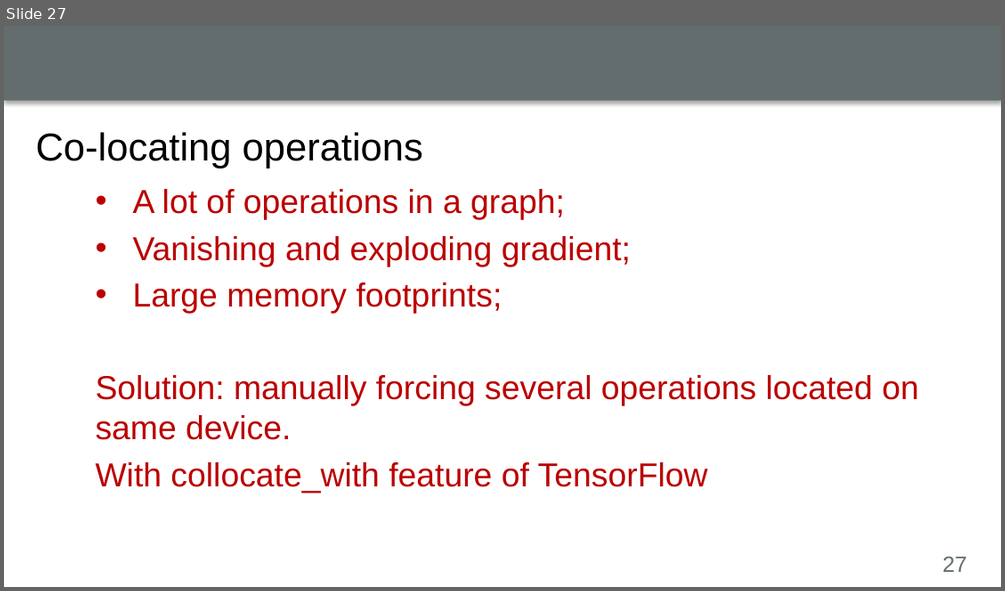
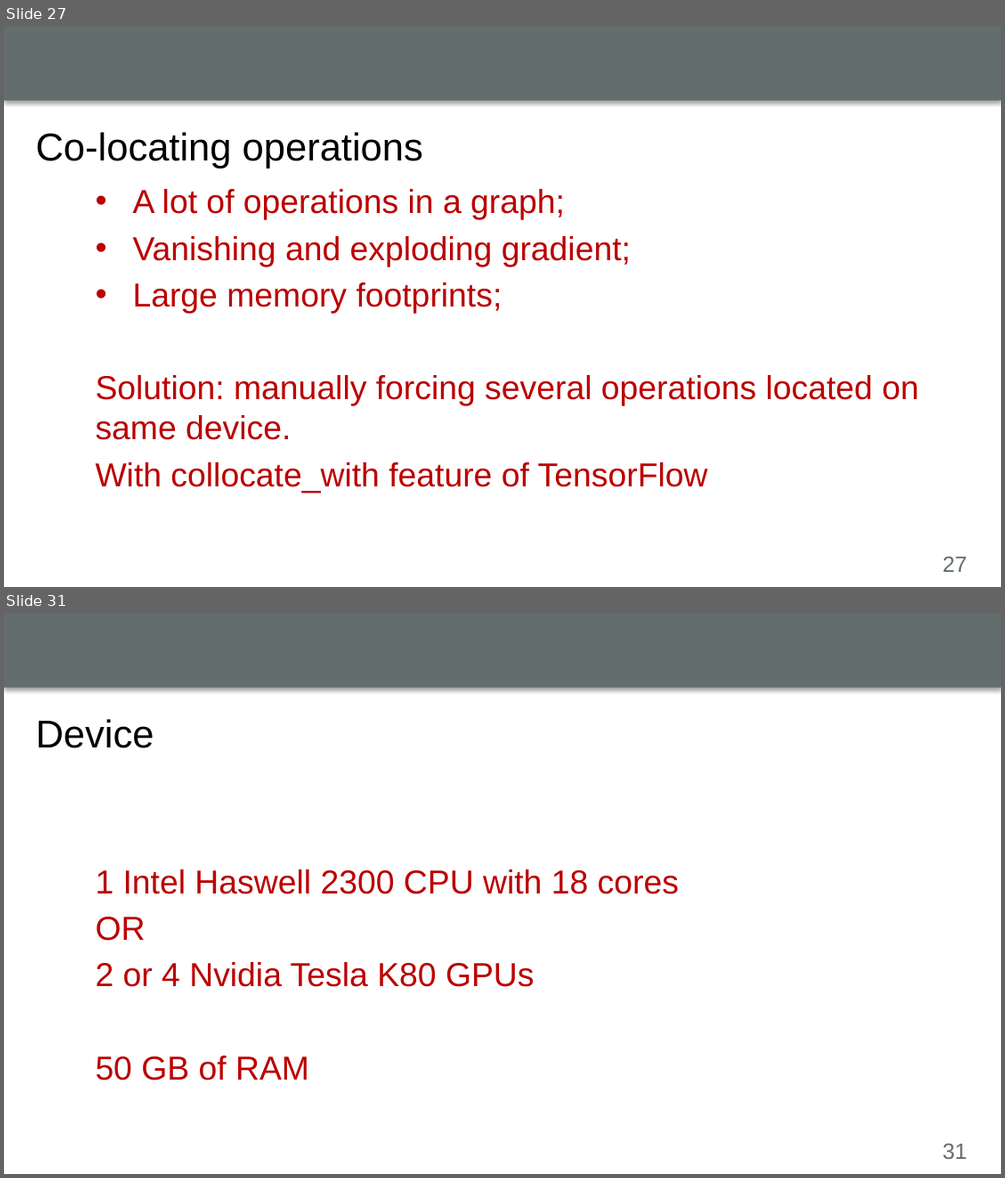
Before and after one commit to luyuliu/CSE-5194, a slide deck: presentation/presentation.pptx. Shown one above the other, each under a label of ours: slide 27 before the commit, slides 27 and 31 after it; the slides between them are not shown. The pictures are 1005x591 and 1005x1178 pixels, drawn with LibreOffice and Linux fonts; fonts in the diff are those of the drawing; background and template pictures are left out. Boxes give left, top, right and bottom in pixels: in the first picture for what was removed or moved away, otherwise in the second. Text is boxed around its words. In the diff, an @@ line names an element or a change of style, - is before the commit and + after.

```diff
--- a/presentation/presentation.pptx
+++ b/presentation/presentation.pptx
@@ slide 31 added at box(4, 613, 1001, 1174), background #FFFFFF; not listed: 2 template elements that a slide beside it also shows @@
@@ title added at box(36, 719, 154, 748), 28 pt, text #000000 @@
+Device
@@ text added at box(86, 763, 983, 1133), outline #FFFFFF 0.75 pt, 24 pt, text #BB0000 @@
+1 Intel Haswell 2300 CPU with 18 cores
+OR
+2 or 4 Nvidia Tesla K80 GPUs
+50 GB of RAM
```
Also in this commit, not shown: 1 slide changed, 27 other slides added, 1 slide removed.
